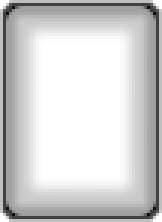
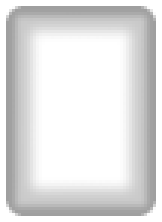
Layers edited between the first and the second 162x222 image:
removed layer "outline" over [0, 0, 162, 222]
